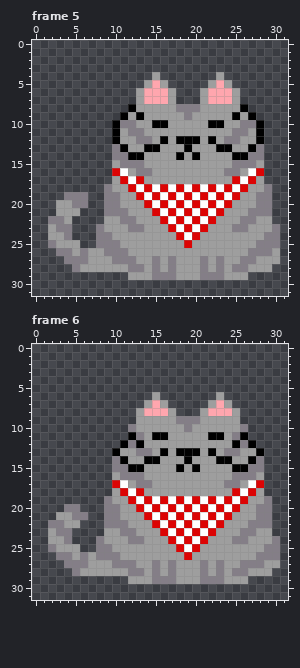
Pixel-art file: assets/characters/willie/standing/Sprite-willie-standing.aseprite. Above is the file before it was changed.
32x32 pixels, 8 frames. Shown: frame 5, frame 6. The commit also changed other frames, which this record leaves out.
After:
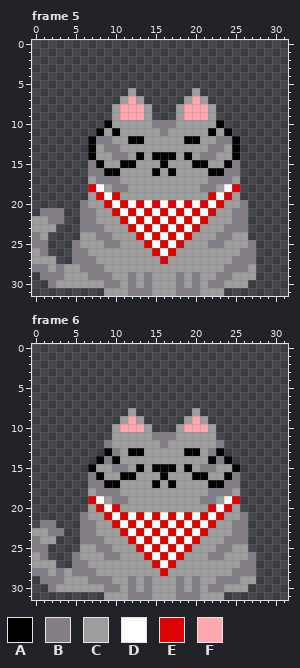
Palette (. is transparent): A #000000  B #847e87  C #9e9e9e  D #ffffff  E #dc0404  F #ffa6ae
The exact change:
Changed rows in their new state; - is an unchanged pixel.
Frame 5:
first column x 0:
 4 ---------------.-------.-------
 5 --------------...-----...------
 6 ------------C.....--C.....-----
 7 -----------CF-....-CF-....-----
 8 ----------CFFF-...CFFF-....----
 9 ----------CFFF-...-FFF-.....---
10 ---------ACCC--BBB----C-.....--
11 --------AC--CC--B-----A-A....--
12 -------ABBC-AAC-C-C---CB-A...--
13 -------ACB-C--CC---C--BBCA...--
14 -------ACC--C--AAACACBB---...--
15 -------BAC-AAC--A---AA--A-...--
16 -------BBAAC-CCA-A----AA--...--
17 -------CBBBCCC--------BBBC...--
18 -------EDCBBCCCCCCCCCBBCDE....-
19 ----...CEDE--CCCCCCCCCEDEC....-
20 ---...-CCEDEDEDEDEDEDEDEC-B...-
21 -BBB..BBCCEDEDEDEDEDEDEC-BB...-
22 CC--.-BBC--EDEDEDEDEDEC--B-...-
23 CC-..-BB----EDEDEDEDEC--B--....
24 BC...-CC-----EDEDEDEC--BB--....
25 BB...BCCC-----EDEDEC--BB---B...
26 CB-..B---CCC---EDE--------B-...
27 CCC-.--B--CCC--CEC---C-C-B--...
28 BBCBCCBBB---CC-C-C---C-CB---..-
29 -BBBCCCBBBCCB-BCCCB-BCC-B--C---
30 --BCCCCCCBBCBCBCCCBCBCBBCCC----
31 ---------CCCBBBCCCBBBCCC-------
Frame 6:
first column x 0:
 6 ---------------.-------.-------
 7 --------------...-----...------
 8 ------------C.....--C.....-----
 9 -----------CF-.....CF-....-----
10 ----------CFFF-...-FFF-....----
11 ----------CCCC-BBB----C....----
12 ---------BCCCC--B------B....---
13 ---------AB-AAC-C-C---BA.....--
14 --------ABAC--CC---C--AB-....--
15 -------ACC--C--AAACACBB---...--
16 -------BAC-AAC--A---AA--A-...--
17 -------BBAAC-CCA-A----AA--...--
18 -------CBBBCCC--------BBBC...--
19 -------EDCBBCCCCCCCCCBBCDE....-
20 ----..-CEDE--CCCCCCCCCEDEC....-
21 ---...-CCEDEDEDEDEDEDEDEC-B...-
22 -B-...BBCCEDEDEDEDEDEDEC-BB...-
23 CCB-.-BBC--EDEDEDEDEDEC--B-...-
24 BC-..-BB----EDEDEDEDEC--B--....
25 BB....CC-----EDEDEDEC--BB--....
26 CB-..BC-C-----EDEDEC--BB---B...
27 CCC-.-----CCC--EDE---C-C----...
28 BBCBC-BB----CC-CEC---C-C---B..-
29 -BBBCCCBBBCCB-BCCCB-BCC-BB-C---
30 --BCCCCCCBBCBCBCCCBCBCBBCCC----
31 ---------CCCBBBCCCBBBCCC-------
Where, in picture pixels (left, top, right, bottom), the same in both pictures:
changed: (32, 72, 280, 296)
changed: (32, 392, 280, 600)
